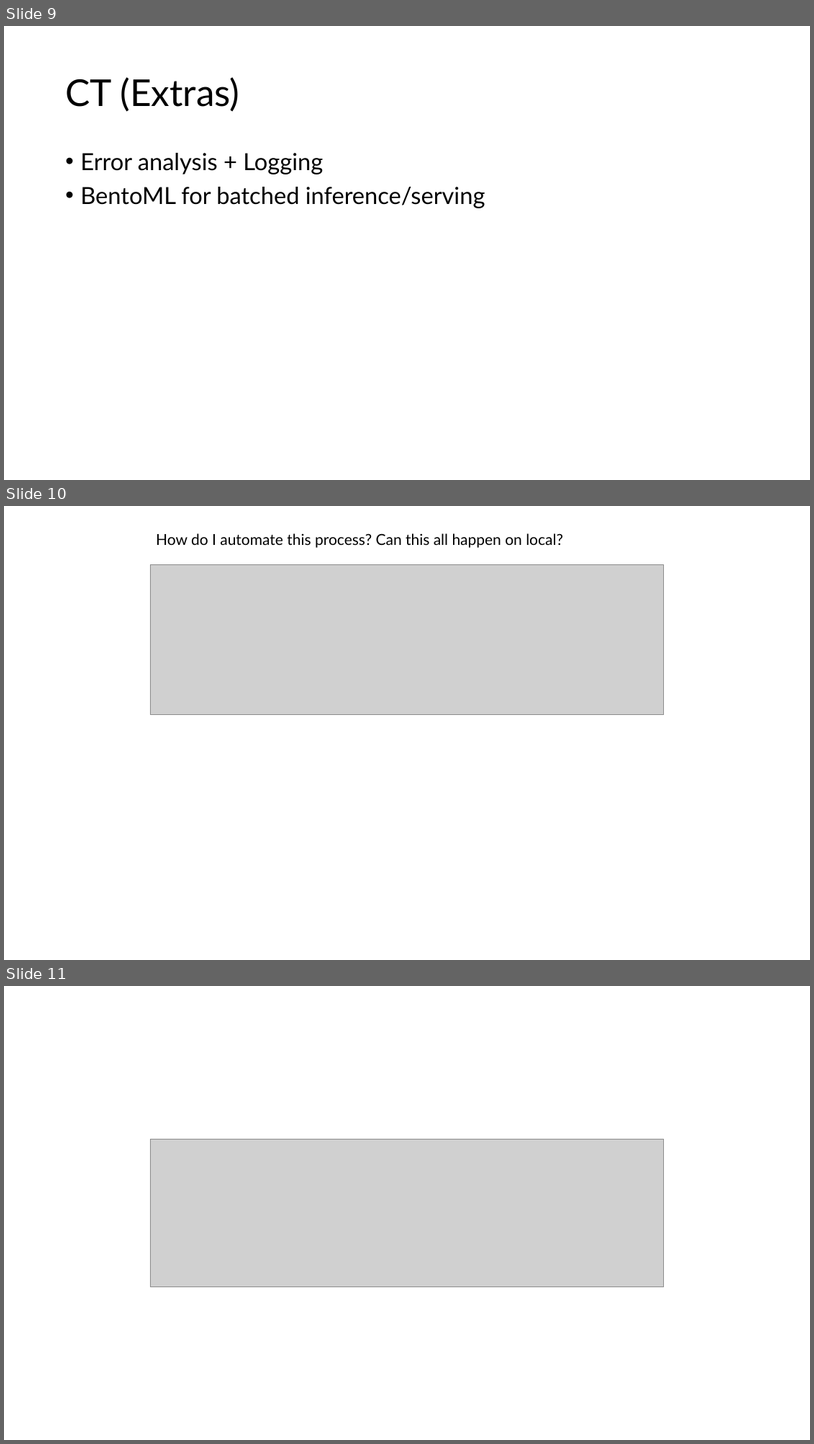
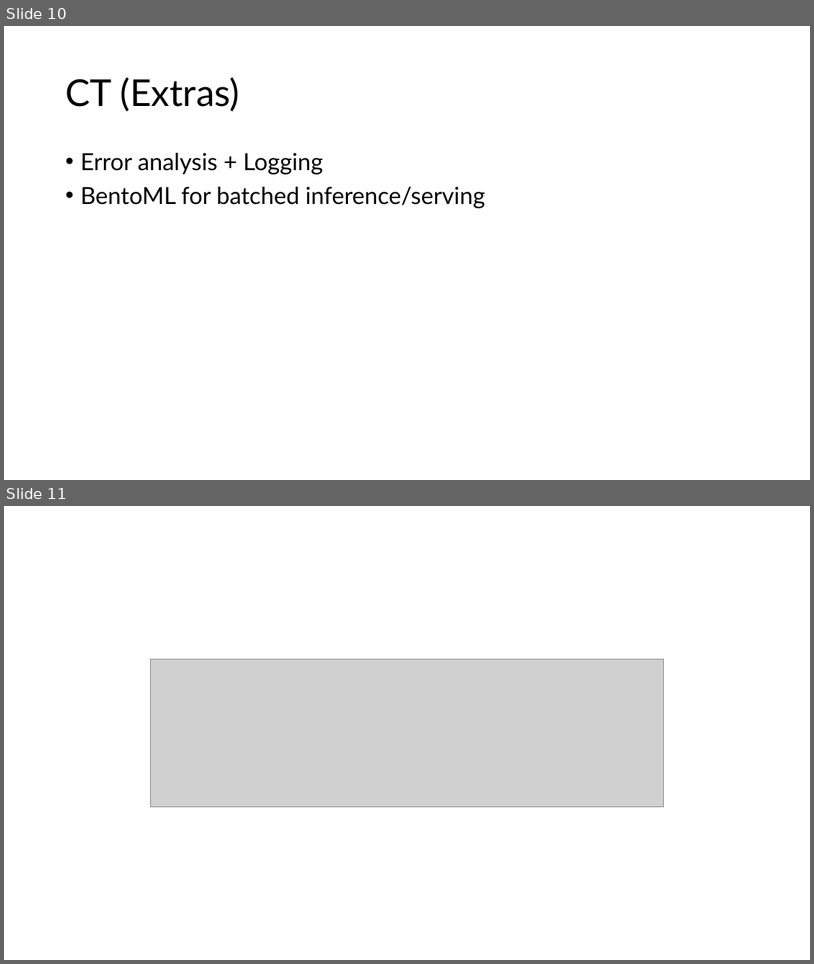
Before and after one commit to ziyu-toh/hdb-resale-prediction, a slide deck: docs/Architecture Overview.pptx. Shown one above the other, each under a label of ours: slides 9, 10 and 11 before the commit, slides 10 and 11 after it. The pictures are 814x1444 and 814x964 pixels, drawn with LibreOffice and Linux fonts; fonts in the diff are those of the drawing; grey boxes stand for pictures. Boxes give left, top, right and bottom in pixels: in the first picture for what was removed or moved away, otherwise in the second. Text is boxed around its words. In the diff, an @@ line names an element or a change of style, - is before the commit and + after.

```diff
--- a/docs/Architecture Overview.pptx
+++ b/docs/Architecture Overview.pptx
@@ slide 10 removed at bbox=[4, 506, 810, 960], background #FFFFFF @@
@@ text removed at bbox=[156, 533, 563, 548] @@
-How do I automate this process? Can this all happen on local?
@@ picture removed at bbox=[150, 565, 665, 715] @@
@@ what was slide 9 is now slide 10 @@
```
Also in this commit, not shown: 6 slides changed, 2 slides added, 1 other slide removed, 4 other files.
